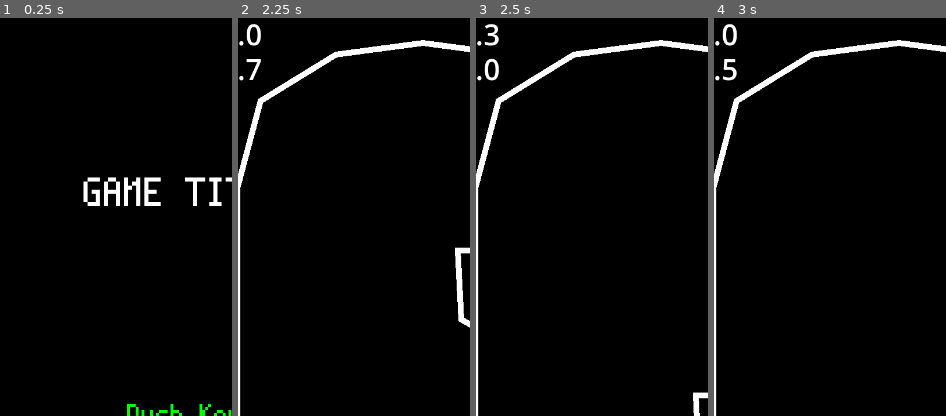
Above: before the commit, frames 1-4 (left to right).
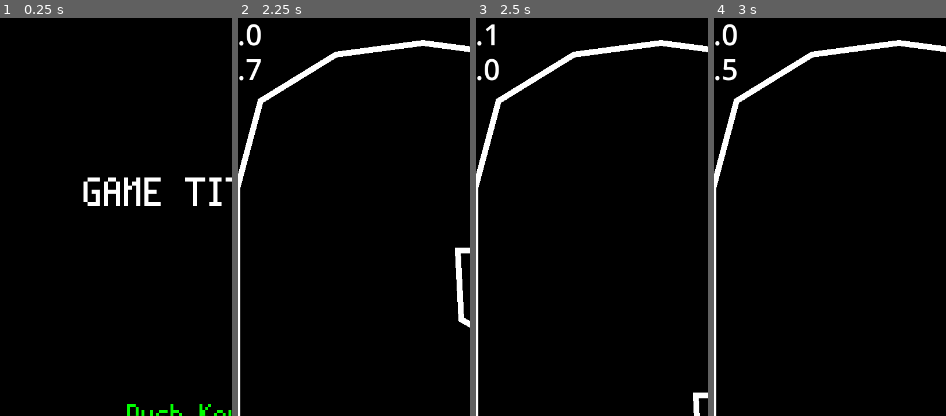
Above: after the commit, the same moments.

Repository: WOCae/L010
Game: Godot game, scene res://Scene/start_game.tscn
Two runs of this game, one before a commit and one after it. Both use one fixed random seed, a clock stepped at 60 frames per second and the inputs below.
Inputs (mouse positions are % of the whole screen's width and height, from its top left):
- Up to frame 1 (0.25 s): no input
- Up to frame 2 (2.25 s): tap Enter (ui_accept) at 0.5, 0.77, 1.52 s; move the mouse to (72, 45) at 0.52 s; hold Right (move_right) 0.53-1.28 s; click (72, 45) at 0.67 s; move the mouse to (19, 36) at 1.27 s; hold Down (move_down) 1.28-2.03 s; click (19, 36) at 1.42 s; move the mouse to (50, 36) at 2.02 s; hold Right (move_right) from 2.03 s (still down); click (50, 36) at 2.17 s
- Up to frame 3 (2.5 s): keep holding Right (move_right)
- Up to frame 4 (3 s): move the mouse to (81, 36) at 2.77 s; release Right (move_right) at 2.78 s; hold Up (move_up) from 2.78 s (still down); click (81, 36) at 2.92 s
The pictures show only the part of the screen within x 10-60%, y 0-50%; the shares and areas given below are measured in that part.

Frames 1-2 are identical in both runs. In frame 3, 0.2% of the frame differs, in the area x 3-10%, y 1-8%; in frame 4, nothing differs.

Commit message:
Update s_map.tscn

Diff:
--- a/stage1/s_map.tscn
+++ b/stage1/s_map.tscn
@@ -1,6 +1,6 @@
 [gd_scene format=3 uid="uid://c6dybg83fdhej"]
 
-[node name="MAP" type="StaticBody2D"]
+[node name="MAP" type="Area2D"]
 
 [node name="CollisionPolygon2D" type="CollisionPolygon2D" parent="."]
 polygon = PackedVector2Array(80, 330, 120, 150, 250, 70, 400, 50, 550, 70, 680, 150, 720, 330, 720, 1380, 850, 1380, 850, -50, -50, -50, -50, 1380, 80, 1380)
